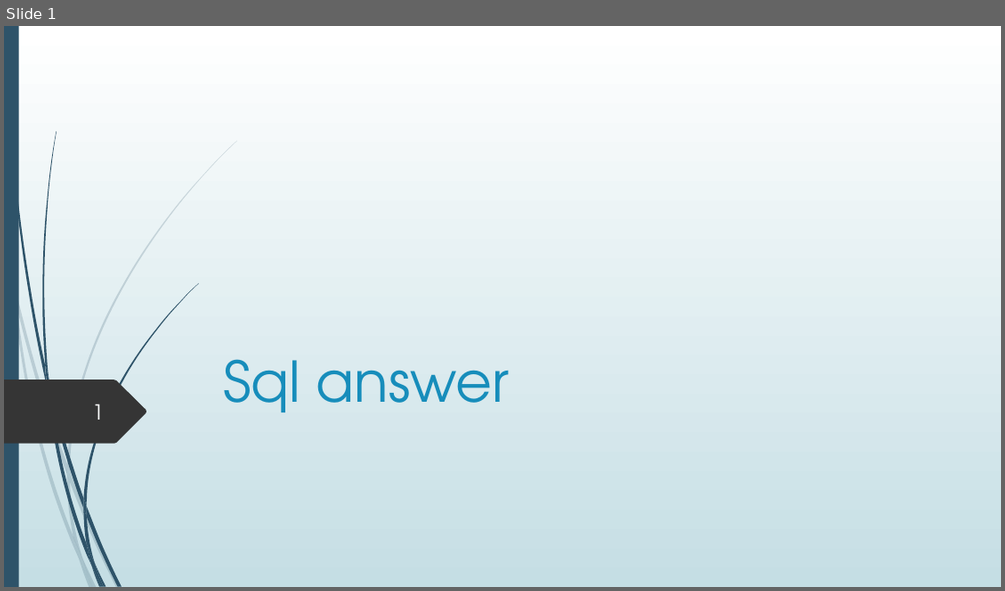
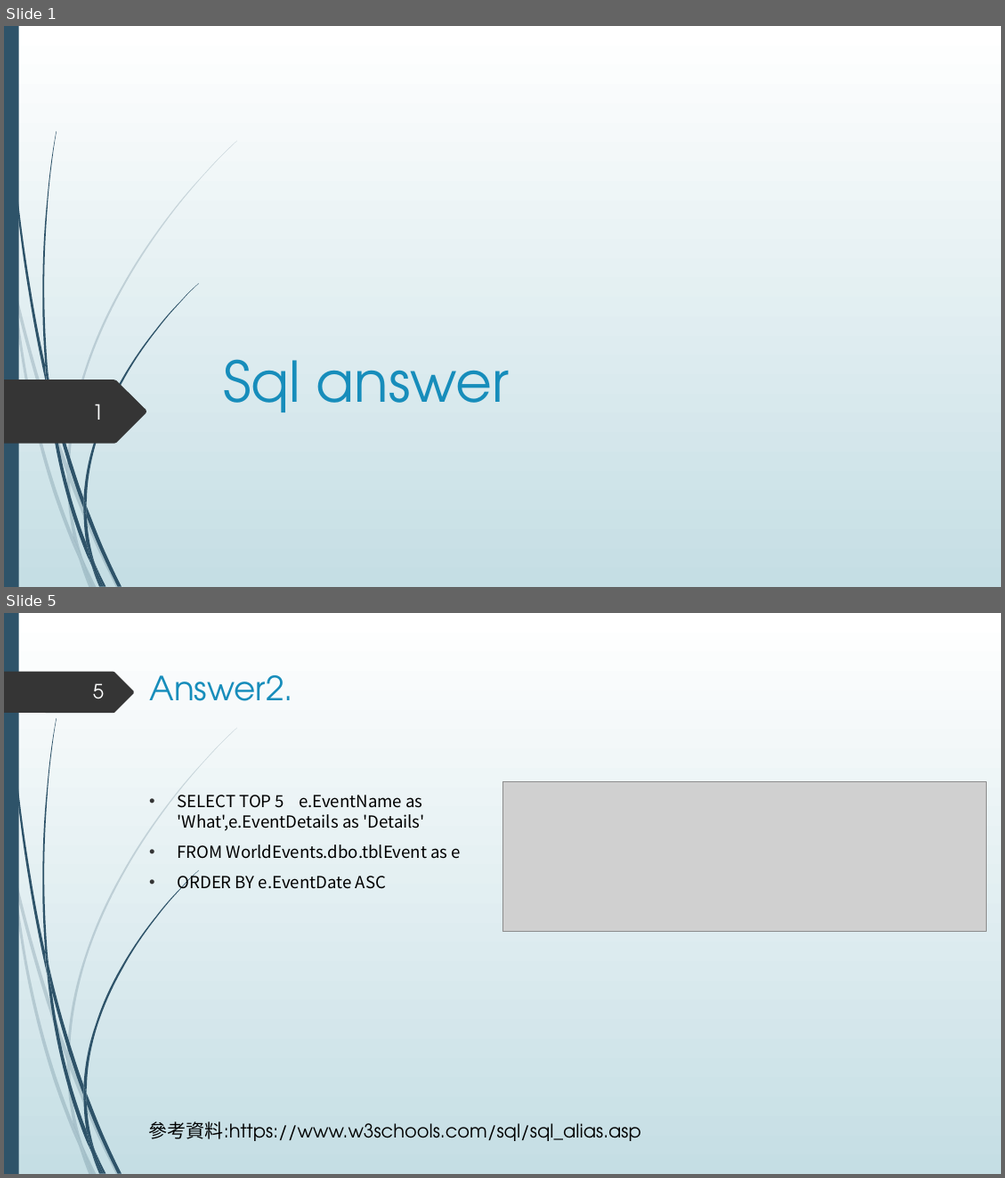
Before and after one commit to hsu0808/mssql-learning-2023-summer, a slide deck: sql answer.pptx. Shown one above the other, each under a label of ours: slide 1 before the commit, slides 1 and 5 after it; the slides between them are not shown. The pictures are 1005x591 and 1005x1178 pixels, drawn with LibreOffice and Linux fonts; fonts in the diff are those of the drawing; grey boxes stand for pictures. Boxes give left, top, right and bottom in pixels: in the first picture for what was removed or moved away, otherwise in the second. Text is boxed around its words. In the diff, an @@ line names an element or a change of style, - is before the commit and + after.

```diff
--- a/sql answer.pptx
+++ b/sql answer.pptx
@@ slide 5 added at (x1=4, y1=613, x2=1001, y2=1174), background gradient #FFFFFF to #C5DEE5; not listed: 23 template elements that a slide beside it also shows @@
@@ freeform shape added at (x1=4, y1=672, x2=134, y2=713), fill #353535 @@
@@ page number added at (x1=93, y1=683, x2=104, y2=698), 19 pt, text #FEFFFF @@
+5
@@ title added at (x1=149, y1=675, x2=293, y2=701), 32 pt, text #178DBB @@
+Answer2.
@@ text added at (x1=178, y1=795, x2=461, y2=892), 16 pt, text #000000 @@
+• SELECT TOP 5 e.EventName as 'What',e.EventDetails as 'Details'
+• FROM WorldEvents.dbo.tblEvent as e
+• ORDER BY e.EventDate ASC
@@ picture added at (x1=502, y1=782, x2=987, y2=932) @@
@@ text added at (x1=149, y1=1121, x2=641, y2=1141), 18 pt, text #000000 @@
+參考資料:https://www.w3schools.com/sql/sql_alias.asp
```
Also in this commit, not shown: 2 slides changed, 1 other slide added.
